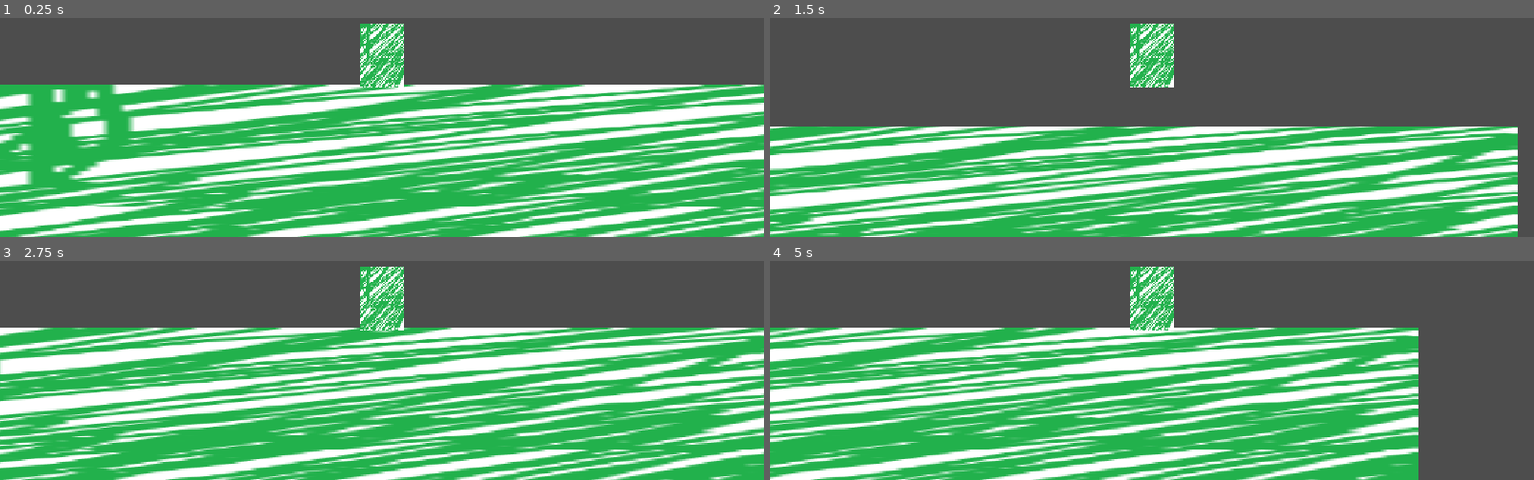
Above: before the commit, frames 1-4 (two rows, left to right).
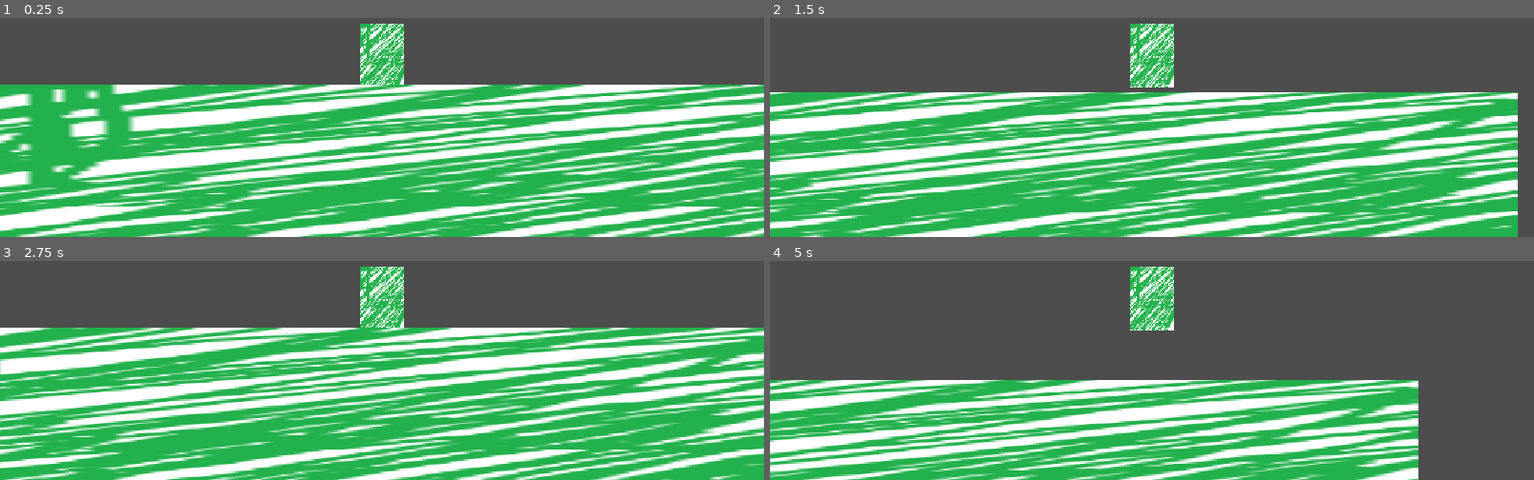
Above: after the commit, the same moments.

Repository: tanlanman123/bluecell
Game: Godot game, scene res://node_2d.tscn
The game is run twice, just before and just after one commit, with the same random seed, the same clock (stepped at 60 frames per second) and the same inputs.
Inputs:
- Up to frame 1 (0.25 s): no input
- Up to frame 2 (1.5 s): tap Enter at 0.5 s; hold Right (ui_right) from 0.53 s (still down); tap Z (press_z, bound only after the commit) at 0.6 s; tap Up (ui_up) at 0.77, 0.8, 1.07, 1.35 s
- Up to frame 3 (2.75 s): tap Up (ui_up) at 1.52, 1.82, 2.3 s; tap Z (press_z, bound only after the commit) at 1.55, 2.1 s; release Right (ui_right) at 2.03 s; hold Left (ui_left) from 2.03 s (still down)
- Up to frame 4 (5 s): release Left (ui_left) at 2.78 s; hold Right (ui_right) 2.78-4.28 s; tap Z (press_z, bound only after the commit) at 2.85, 4.35 s; tap Up (ui_up) at 3.02, 3.32, 3.6, 3.77, 4.07, 4.52, 4.82 s; hold Left (ui_left) from 4.28 s (still down)

The runs differ from the first frame. In frame 1, less than 0.1% of the frame differs, in the area x 47-53%, y 30-32%; in frame 2, 47%; in frame 3, less than 0.1%; in frame 4, 47%, in the area x 0-85%, y 30-100%.

Commit message:
made controller work
the controller works now and the jump button is the bottom action and on keyboard it is z nothing about the movement has changed

Diff:
--- a/PlayerMovement.gd
+++ b/PlayerMovement.gd
@@ -1,11 +1,11 @@
 extends CharacterBody2D
 
 @export var speed: float = 250.0
-@export var jump_velocity: float = -400.0
+@export var jump_velocity: float = -400.0 #up is negative for some reason
 @export var gravity: float = 900.0
 
 func _physics_process(delta):
-	# Add gravity when the player is in the air.
+	# Add gravity when the player is in the air
 	if not is_on_floor():
 		velocity.y += gravity * delta
 
@@ -13,8 +13,8 @@
 	var direction = Input.get_axis("ui_left", "ui_right")
 	velocity.x = direction * speed
 
-	# Jump when the player presses the up arrow and is on the floor.
-	if Input.is_action_just_pressed("ui_up") and is_on_floor():
+	# Jump when the player presses the "z" button and is on the floor
+	if Input.is_action_just_pressed("press_z") and is_on_floor():
 		velocity.y = jump_velocity
 
 	move_and_slide()
--- a/node_2d.tscn
+++ b/node_2d.tscn
@@ -15,6 +15,7 @@
 metadata/_edit_group_ = true
 
 [node name="floor" type="StaticBody2D" parent="." unique_id=1345941318]
+top_level = true
 position = Vector2(0, 140)
 
 [node name="CollisionShape2D" type="CollisionShape2D" parent="floor" unique_id=737113337]
--- a/project.godot
+++ b/project.godot
@@ -20,6 +20,15 @@
 window/stretch/mode="canvas_items"
 window/stretch/aspect="expand"
 
+[input]
+
+press_z={
+"deadzone": 0.2,
+"events": [Object(InputEventKey,"resource_local_to_scene":false,"resource_name":"","device":-1,"window_id":0,"alt_pressed":false,"shift_pressed":false,"ctrl_pressed":false,"meta_pressed":false,"pressed":false,"keycode":0,"physical_keycode":90,"key_label":0,"unicode":122,"location":0,"echo":false,"script":null)
+, Object(InputEventJoypadButton,"resource_local_to_scene":false,"resource_name":"","device":-1,"button_index":0,"pressure":0.0,"pressed":false,"script":null)
+]
+}
+
 [physics]
 
 3d/physics_engine="Jolt Physics"
